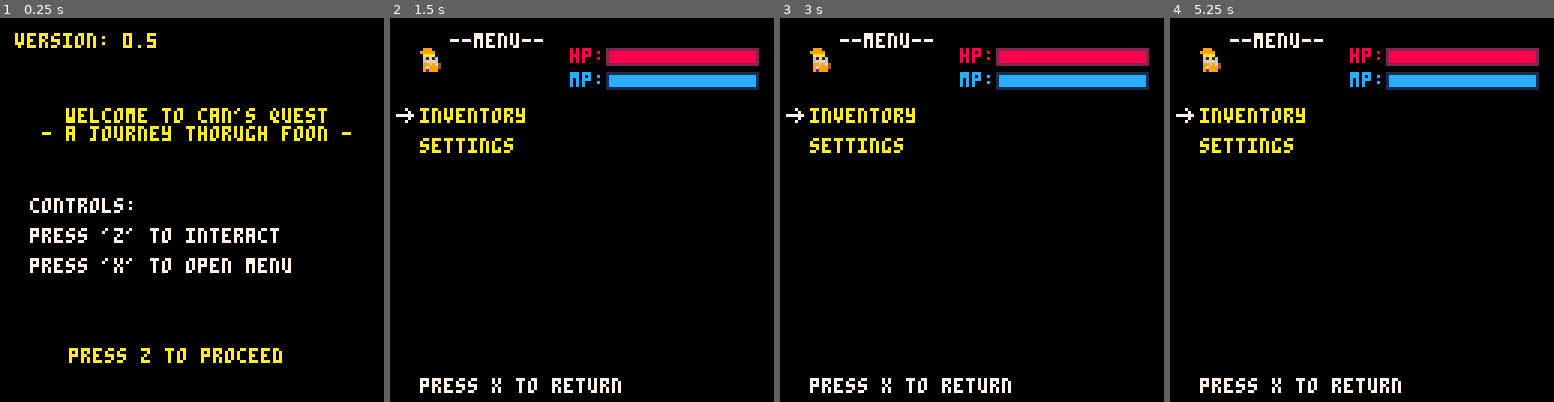
Above: before the commit, frames 1-4 (left to right).
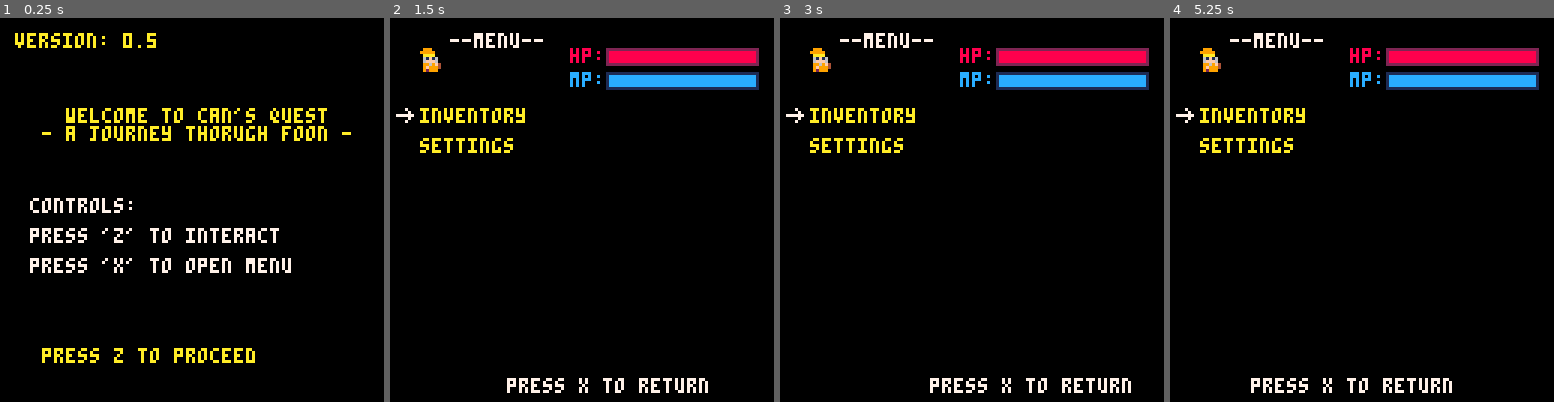
Above: after the commit, the same moments.

Repository: bigbadbones/cannsjourney
Game: PICO-8 cartridge foon.p8
Two runs of this game, one before a commit and one after it. Both use one fixed random seed, a clock stepped at 60 frames per second and the inputs below.
Inputs:
- Up to frame 1 (0.25 s): no input
- Up to frame 2 (1.5 s): tap X (X key) at 0.33, 1.07 s; tap O (Z key) at 0.7 s
- Up to frame 3 (3 s): hold Right 1.6-2.1 s; tap O (Z key) every 0.4 s from 1.7 to 2.9 s; tap X (X key) at 1.85, 2.97 s; hold Up 2.15-2.42 s; hold Right from 2.47 s (still down)
- Up to frame 4 (5.25 s): release Right at 3.03 s; hold Left 3.08-3.58 s; tap O (Z key) every 0.4 s from 3.3 to 4.9 s; hold Down 3.63-3.97 s; hold Right 4.02-4.68 s; tap X (X key) at 4.08, 5.2 s; hold Up 4.73-5.03 s; hold Left from 5.08 s (still down)

The runs differ from the first frame. In frame 1, 1.2% of the frame differs, in the area x 10-74%, y 85-90%; in frame 2, 1.4%, in the area x 7-83%, y 93-98%; in frame 3, 1.2%; in frame 4, 1.3%.

Commit message:
status effect upgrades
status effect for red potion now creates an icon and countdown in the corner. Need to make this more generalizable in the future.

Diff:
--- a/foon.p8
+++ b/foon.p8
@@ -122,7 +122,7 @@
  init_mapelems()
 
  statuseffects = {}
- statuseffects.redpotion = false
+ statuseffects.redpotion = {false,0}
  additem("ether")
  additem("red potion")
 end
@@ -345,7 +345,7 @@
  "a thousand bees",
  "the pyramid of confusion",
  "a harpie",
- "the hottest shark \nhe's ever seen",
+ "the hottest shark \ni've ever seen",
  "otak barleyfoot",
  "tomblain belaroth",
  "the dark lord",
@@ -380,7 +380,8 @@
 end
 
 -->8
-
+menu_bounce_start = 5
+menu_bounce_direction = 1
 canhealth = {1,1}
 enemyhealth ={1,1}
 battleselect = 1
@@ -489,13 +490,17 @@
 function draw_titlescreen()
  version = 0.5
  cls()
+
  print("version: "..version,5,5,10)
  print("   welcome to can's quest\n - a journey thorugh foon - ",10,30,10)
  print("controls:",10,60,7)
  print("press 'z' to interact",10,70,7)
  print("press 'x' to open menu",10,80,7)
 
- print("  press z to proceed",15,110,10)
+ print("  press z to proceed",
+ menu_bounce_start-6,
+ 110,10)
+ bounceupdate()
 
 end
 
@@ -515,14 +520,17 @@
    drawmenu(menuid)
    updatesprite(can)
    pal()
-   if (statuseffects.redpotion==true) then
+   if (statuseffects.redpotion[1]==true) then
   		pal(15,8)
   	end
    spr(can.frames[can.frameid],10,10)
 			pal()
    drawhealthbars(false)
-   print("press x to return",10,120,7)
-
+   print("press x to return",
+   menu_bounce_start,
+   120,
+   7)
+bounceupdate()
 end
 
 function drawarrow(x,y,col)
@@ -531,6 +539,29 @@
  line( x, y, x-2, y-2, col )
 end
 
+function restore_status(st)
+
+	if st == "redpotion" then
+	 statuseffects.redpotion[1] = false
+ 	if world == "overworld" then
+ 	can.x = 50
+ 	can.y = 50
+ 	can.speed = 1
+ 	end
+ end
+end
+
+function draw_redpotion()
+ local duration = time()-10 - statuseffects.redpotion[2]
+ if duration>=0 then
+   restore_status("redpotion")
+
+ else
+     spr(123,0,0)
+ 	   print(flr(duration*-1),10,3,10)
+ end
+
+end
 
 
 function drawmenu(menuid)
@@ -604,11 +636,19 @@
  print(dialogue,20,95,0)
 
 	print ("press z to return",
-	50,120,6)
-
-end
-
-
+	menu_bounce_start,120,6)
+
+	bounceupdate()
+
+	end
+
+function bounceupdate()
+	menu_bounce_start+=menu_bounce_direction
+
+	if menu_bounce_start>=55 or menu_bounce_start<=5 then
+	 menu_bounce_direction *=-1
+	end
+end
 function handleinputs_dialogue()
   if btnp(4) then
     returntoworld()
@@ -622,9 +662,11 @@
  	drawnpcs()
   draw_mapelems()
   pal()
-  if (statuseffects.redpotion==true) then
+
+  if (statuseffects.redpotion[1]==true) then
   	dorandommoves(can,true)
   	pal(15,8)
+  	draw_redpotion()
   end
   spr(can.frames[can.frameid],can.x,can.y,1,1,can.faceleft,false)
   pal()
@@ -1462,7 +1504,8 @@
  if item[1] == "red potion" then
   sfx(18)
   dropitem(selectid)
-  statuseffects.redpotion = true
+  statuseffects.redpotion[1] = true
+  statuseffects.redpotion[2] = time()
   can.speed*=1.5
  elseif item[1] == "ether" then
   if battlestats[1].mp>=100 then
@@ -1697,7 +1740,7 @@
 function interact(n)
 if world == "overworld" then
    if n.interact == "talk" and
-   (statuseffects.redpotion == false
+   (statuseffects.redpotion[1] == false
    or n.alive == false)
    then
    spr (109,
@@ -1737,7 +1780,7 @@
 	if #intersecting >0 then
  	local n = npcs[intersecting[1]]
  	if (n.interact == "battle") or
- 	(statuseffects.redpotion == true
+ 	(statuseffects.redpotion[1] == true
   and n.alive == true)
  	then
  	 startbattle(intersecting[1])
@@ -1846,10 +1889,10 @@
 	 	sprite.x +=xmove/sprite.speed
 	 	sprite.y +=ymove/sprite.speed
 
-	 	if sprite.x>60 then sprite.x=60
-	 	elseif sprite.x<40 then sprite.x=40 end
-	 	if sprite.y>60 then sprite.y=60
-	 	elseif sprite.y<40 then sprite.y=40 end
+	 	if sprite.x>55 then sprite.x=55
+	 	elseif sprite.x<45 then sprite.x=45 end
+	 	if sprite.y>55 then sprite.y=55
+	 	elseif sprite.y<45 then sprite.y=45 end
 
 	 end
 end
Not shown, changed: page.js
